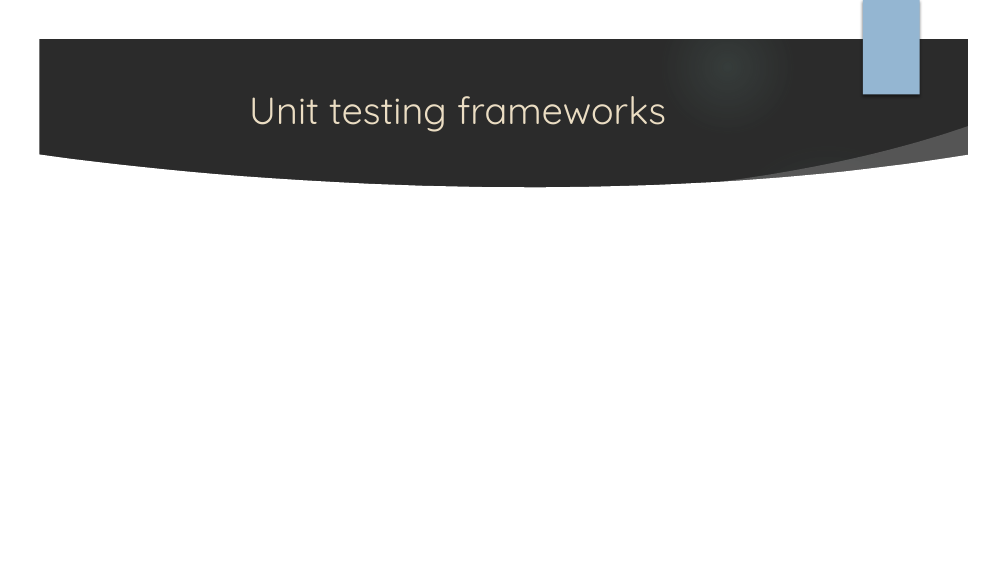
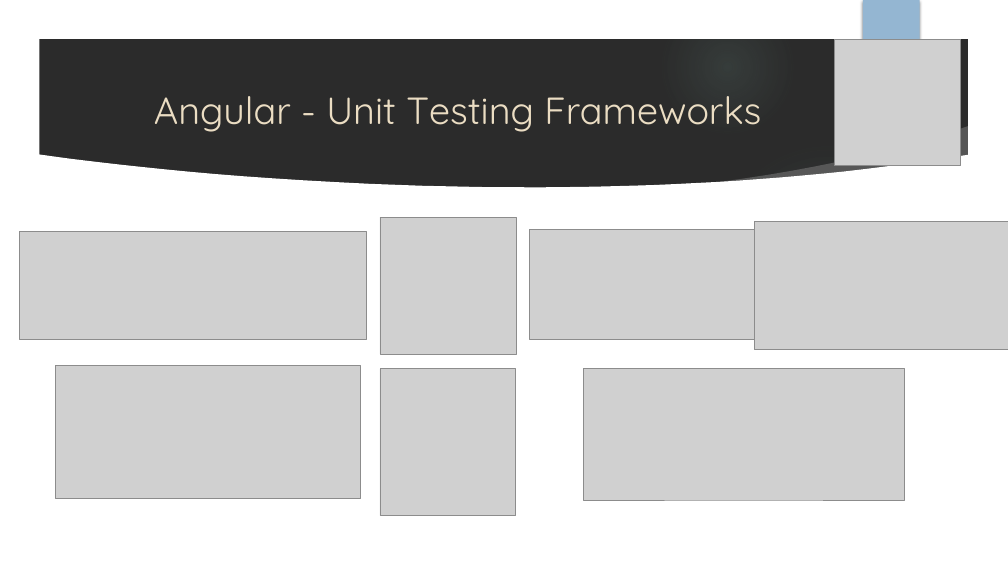
Before and after one commit to vhristov97/Prezentacija, a slide deck: slide 9 of UnitTestingFrameworks_VH_JN.pptx. Drawn at 1008x567 pixels with LibreOffice and Linux fonts; fonts in the diff are those of the drawing; grey boxes stand for pictures; background and template pictures are left out; a plain dark background stands for a picture behind light text. Boxes give left, top, right and bottom in pixels: in the first picture for what was removed or moved away, otherwise in the second. Text is boxed around its words. In the diff, an @@ line names an element or a change of style, - is before the commit and + after.

```diff
--- a/UnitTestingFrameworks_VH_JN.pptx
+++ b/UnitTestingFrameworks_VH_JN.pptx
@@ picture added at (x1=835, y1=39, x2=961, y2=166) @@
@@ picture added at (x1=856, y1=39, x2=932, y2=122) @@
@@ title at (x1=154, y1=96, x2=761, y2=132): text changed @@
-Unit testing frameworks
+Angular - Unit Testing Frameworks
@@ picture added at (x1=20, y1=231, x2=367, y2=340) @@
@@ picture added at (x1=380, y1=217, x2=516, y2=354) @@
@@ picture added at (x1=530, y1=229, x2=755, y2=340) @@
@@ picture added at (x1=754, y1=222, x2=1008, y2=350) @@
@@ picture added at (x1=55, y1=366, x2=361, y2=499) @@
@@ picture added at (x1=380, y1=369, x2=516, y2=516) @@
@@ picture added at (x1=583, y1=369, x2=904, y2=501) @@
```
Also in this commit, not shown: 4 other slides changed, 7 slides added.
